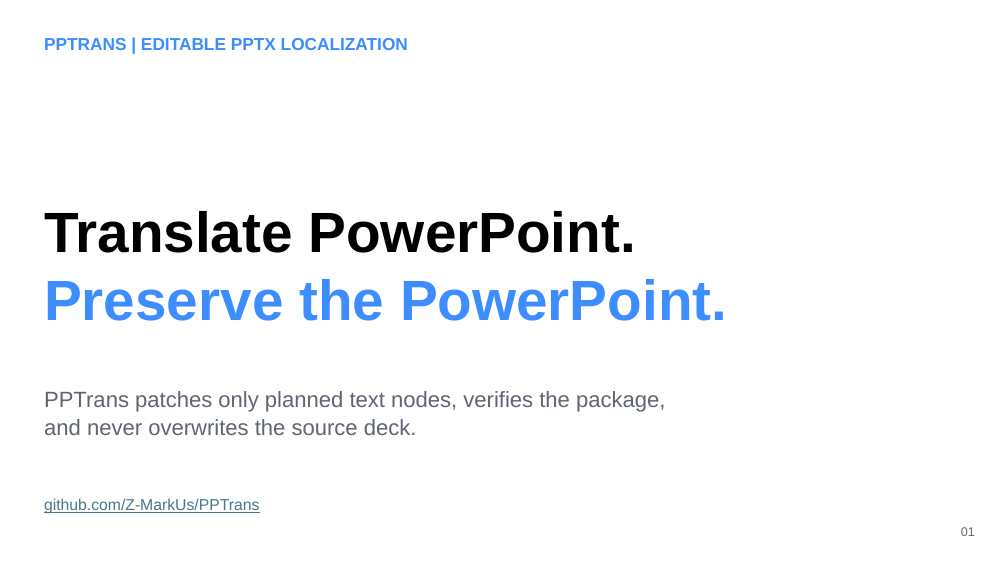
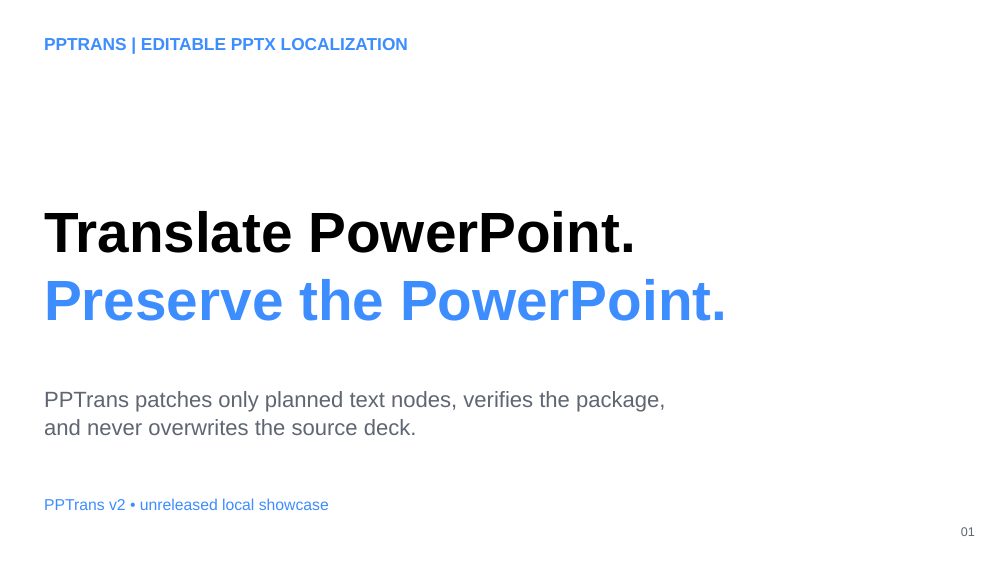
Before and after one commit to Z-MarkUs/PPTrans, a slide deck: slide 1 of examples/pptrans-demo.en.pptx. Drawn at 1008x567 pixels with LibreOffice and Linux fonts; fonts in the diff are those of the drawing. Boxes give left, top, right and bottom in pixels: in the first picture for what was removed or moved away, otherwise in the second. Text is boxed around its words. In the diff, an @@ line names an element or a change of style, - is before the commit and + after.

Commit message:
Add safe provider preview and honest showcase

```diff
--- a/examples/pptrans-demo.en.pptx
+++ b/examples/pptrans-demo.en.pptx
@@ text at [44, 498, 329, 510]: text changed; text colour #467886 to #3D8DFF @@
-github.com/Z-MarkUs/PPTrans
+PPTrans v2 • unreleased local showcase
```
Also in this commit, not shown: 35 other files.
